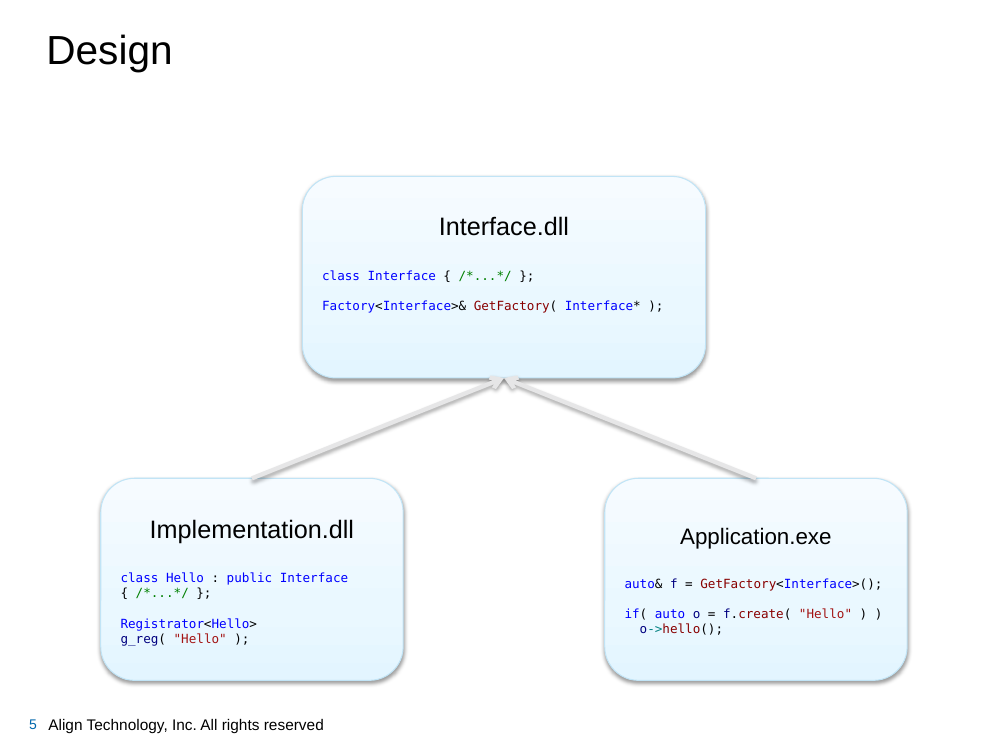
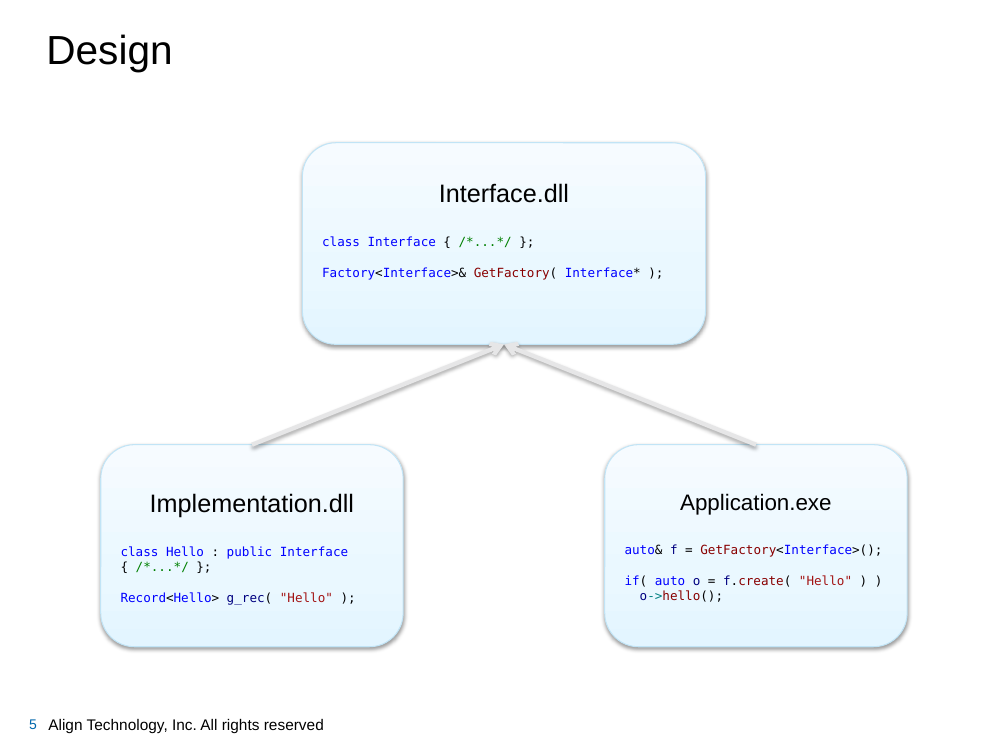
Before and after one commit to garlyon/MeetUp, a slide deck: slide 5 of Factory/Factory.pptx. Drawn at 1008x756 pixels with LibreOffice and Linux fonts; fonts in the diff are those of the drawing; background and template pictures are left out. Boxes give left, top, right and bottom in pixels: in the first picture for what was removed or moved away, otherwise in the second. Text is boxed around its words. In the diff, an @@ line names an element or a change of style, - is before the commit and + after.

```diff
--- a/Factory/Factory.pptx
+++ b/Factory/Factory.pptx
@@ 3 rounded rectangles, 2 arrows moved together from (x1=101, y1=176, x2=907, y2=680) to (x1=101, y1=143, x2=907, y2=646) @@
@@ text in rounded rectangle at (x1=121, y1=592, x2=333, y2=605): text changed @@
-Registrator<Hello> g_reg( "Hello" );
+Record<Hello> g_rec( "Hello" );
```
Also in this commit, not shown: 5 other slides changed.
